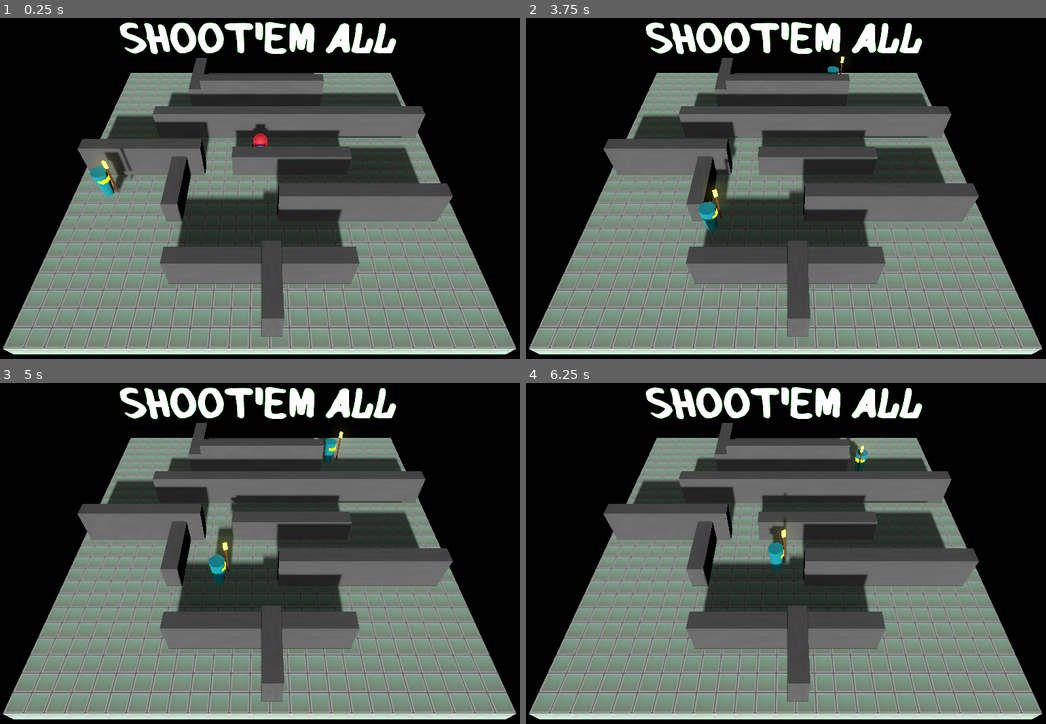
Above: before the commit, frames 1-4 (two rows, left to right).
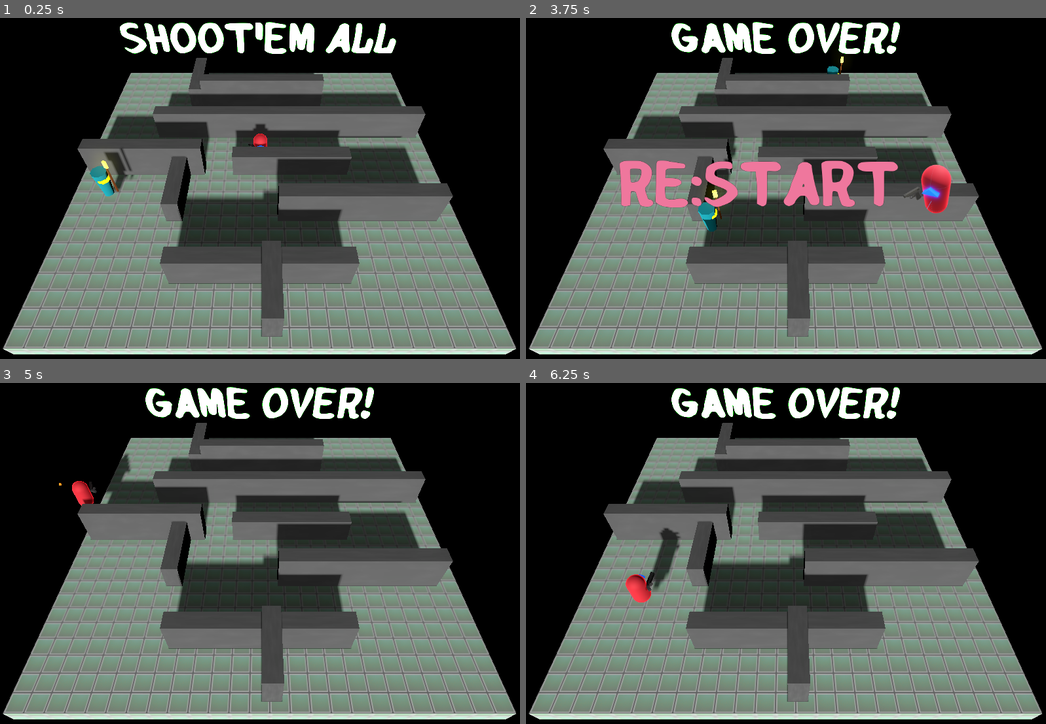
Above: after the commit, the same moments.

Repository: abhishekkr/godot-samples
Game: Godot game, scene res://scenes/level.tscn
Same seed, same stepped clock (60 frames per second), same inputs: the game is played once before the commit and once after it.
Inputs (mouse positions are in pixels of both pictures, inside the frame that each line leads up to):
- Up to frame 1 (0.25 s): no input
- Up to frame 2 (3.75 s): move the mouse to (905, 171) at 0.52 s; hold D (move_right) 0.53-1.28 s; hold F (do_shoot) 0.53-1.28 s; tap Space (do_jump) at 0.77, 1.52, 3.02 s; move the mouse to (682, 205) at 1.27 s; hold S (move_down) 1.28-2.03 s; tap F (do_shoot) at 1.35, 2.85 s; move the mouse to (838, 113) at 2.02 s; hold D (move_right) 2.03-2.78 s; hold F (do_shoot) 2.03-2.78 s; move the mouse to (760, 260) at 2.77 s; hold W (move_up) 2.78-3.53 s; move the mouse to (947, 243) at 3.52 s; hold A (move_left) from 3.53 s (still down); hold F (do_shoot) from 3.53 s (still down)
- Up to frame 3 (5 s): keep holding A (move_left); tap Space (do_jump) at 3.77, 4.52 s; move the mouse to (104, 502) at 4.27 s; release F (do_shoot) at 4.28 s; tap F (do_shoot) at 4.35 s
- Up to frame 4 (6.25 s): move the mouse to (812, 553) at 5.02 s; release A (move_left) at 5.03 s; hold S (move_down) 5.03-5.78 s; hold F (do_shoot) 5.03-5.78 s; move the mouse to (708, 468) at 5.77 s; hold D (move_right) from 5.78 s (still down); tap F (do_shoot) at 5.85 s; tap Space (do_jump) at 6.02 s

The runs differ from the first frame. In frame 1, less than 0.1% of the frame differs, in the area x 47-49%, y 36-38%; in frame 2, 6.7%, in the area x 18-82%, y 1-63%; in frame 3, 3.6%; in frame 4, 3.8%.

Commit message:
fix GameOver; add gameover on fall; add weapon rotation to target for player and enemy
Signed-off-by: AbhishekKr <abhikumar163@gmail.com>

Diff:
--- a/threedy-shooter/commons/wave_manager.gd
+++ b/threedy-shooter/commons/wave_manager.gd
@@ -16,6 +16,14 @@
 
 const enemy_scene: String = "res://entities/enemy.tscn"
 const enemy_creation_gap: float = 0.25
+
+var restart_configs: Dictionary = {
+	"player": {
+		"health": -1,
+		"global_transform": null
+	},
+	"wave_id": -1,
+}
 
 
 func _ready() -> void:
@@ -43,7 +51,6 @@
 		if marker_index == prev_marker_index:
 			marker_index = 0 if marker_index == spawn_markers.size() - 1 else marker_index + 1
 		var spawn_marker: Marker3D = spawn_markers[marker_index]
-		#enemy.global_position = spawn_marker.global_position 	## since added as child to Marker
 		enemy.attack_target = player
 		enemy.death.connect(on_enemy_death)
 		current_enemy_count += 1
@@ -88,12 +95,28 @@
 func on_game_over() -> void:
 	if WaveManager.is_game_over == true:
 		return
-	print("CALLED GAME_OVER")
 	WaveManager.is_game_over = true
-	current_wave_id = -1
-	current_enemy_count = 0
 	var end_timer := get_tree().create_timer(0.5)
 	await end_timer.timeout
 	for enemy_parents in spawn_markers:
 		for item in enemy_parents.get_children():
 			item.queue_free()
+	current_enemy_count = 0
+
+
+func on_game_restart() -> void:
+	if player is Player:
+		player.global_transform = restart_configs["player"]["global_transform"]
+		player.hearts = restart_configs["player"]["health"]
+	current_wave_id = restart_configs["wave_id"]
+	is_game_over = false
+
+
+func set_restart_configs() -> void:
+	restart_configs = {
+		"player": {
+			"health": player.hearts,
+			"global_transform": player.global_transform
+		},
+		"wave_id": current_wave_id,
+	}
--- a/threedy-shooter/entities/enemy.gd
+++ b/threedy-shooter/entities/enemy.gd
@@ -133,7 +133,18 @@
 
 
 func _on_swing_timer_timeout() -> void:
+	look_at_with_weapon()
 	var weapon_tween = get_tree().create_tween()
 	weapon_tween.set_parallel(false)
 	weapon_tween.tween_property(weapon_controller, "rotation_degrees:x", 90.0, 0.5)
 	weapon_tween.tween_property(weapon_controller, "rotation_degrees:x", 0.0, 0.5)
+
+
+func look_at_with_weapon() -> void:
+	var target_pos := attack_target.global_position
+	var up_axis := Vector3(0, global_position.y, 0)
+	target_pos.y = global_position.y
+	look_at(target_pos, up_axis, true)
+	# for hand, so weapon points on right angle
+	target_pos.y = hand.global_position.y
+	hand.look_at(target_pos, up_axis, true)
--- a/threedy-shooter/entities/player.gd
+++ b/threedy-shooter/entities/player.gd
@@ -39,6 +39,8 @@
 func _process(delta: float) -> void:
 	if WaveManager.is_game_over:
 		return
+	if global_position.y < -5:
+		emit_game_over()
 	if not is_on_floor():
 		velocity += get_gravity() * delta
 	if direction:
@@ -111,9 +113,7 @@
 	turn_red()
 	if hearts < 0:
 		await health_tween.finished
-		game_over.emit()
-		#get_tree().paused = true
-		WaveManager.on_game_over()
+		emit_game_over()
 
 
 func turn_red() -> void:
@@ -128,3 +128,17 @@
 
 func refill_health() -> void:
 	hearts = MAX_HEARTS
+
+
+func look_at_with_weapon(intersect_at_pos: Vector3) -> void:
+	var up_axis := Vector3(0, global_position.y, 0)
+	intersect_at_pos.y = global_position.y
+	look_at(intersect_at_pos, up_axis, true)
+	# for hand, so weapon points on right angle
+	intersect_at_pos.y = hand.global_position.y
+	hand.look_at(intersect_at_pos, up_axis, true)
+
+
+func emit_game_over() -> void:
+	game_over.emit()
+	WaveManager.on_game_over()
--- a/threedy-shooter/entities/spear.tscn
+++ b/threedy-shooter/entities/spear.tscn
@@ -13,7 +13,7 @@
 emission_on_uv2 = true
 
 [sub_resource type="BoxShape3D" id="BoxShape3D_mtbel"]
-size = Vector3(0.15, 0.5, 0.25)
+size = Vector3(0.15, 2.25, 0.25)
 
 [node name="Spear" type="Node3D" unique_id=2127519641]
 script = ExtResource("1_lxi0x")
@@ -33,6 +33,7 @@
 collision_mask = 7
 
 [node name="CollisionShape3D" type="CollisionShape3D" parent="Shaft/SpearHead/Hitbox" unique_id=841168890]
+transform = Transform3D(1, 0, 0, 0, 1, 0, 0, 0, 1, 0, -0.85, 0)
 shape = SubResource("BoxShape3D_mtbel")
 
 [connection signal="body_entered" from="Shaft/SpearHead/Hitbox" to="." method="_on_hitbox_body_entered"]
--- a/threedy-shooter/scenes/level.gd
+++ b/threedy-shooter/scenes/level.gd
@@ -13,6 +13,7 @@
 
 
 func _ready() -> void:
+	WaveManager.set_restart_configs()
 	game_over_node.hide()
 	WaveManager.start_next_wave()
 
@@ -30,9 +31,10 @@
 	var intersection = space_state.intersect_ray(ray_query)
 	if not intersection.is_empty():
 		var intersect_at_pos = intersection.get('position')
-		intersect_at_pos.y = player.global_position.y
-		var up_axis := Vector3(0, player.global_position.y, 0)
-		player.look_at(intersect_at_pos, up_axis, true)
+		player.look_at_with_weapon(intersect_at_pos)
+		#intersect_at_pos.y = player.global_position.y
+		#var up_axis := Vector3(0, player.global_position.y, 0)
+		#player.look_at(intersect_at_pos, up_axis, true)
 
 
 func _on_player_game_over() -> void:
@@ -42,5 +44,5 @@
 
 func _on_btn_restart_pressed() -> void:
 	game_over_node.hide()
-	WaveManager.is_game_over = false
+	WaveManager.on_game_restart()
 	WaveManager.start_next_wave()
